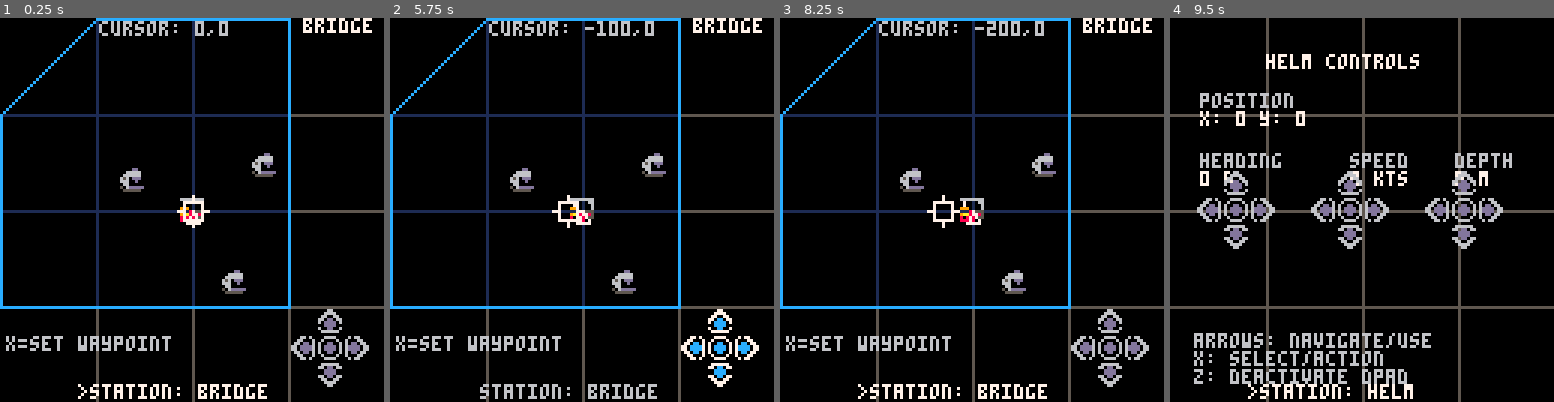
Above: before the commit, frames 1-4 (left to right).
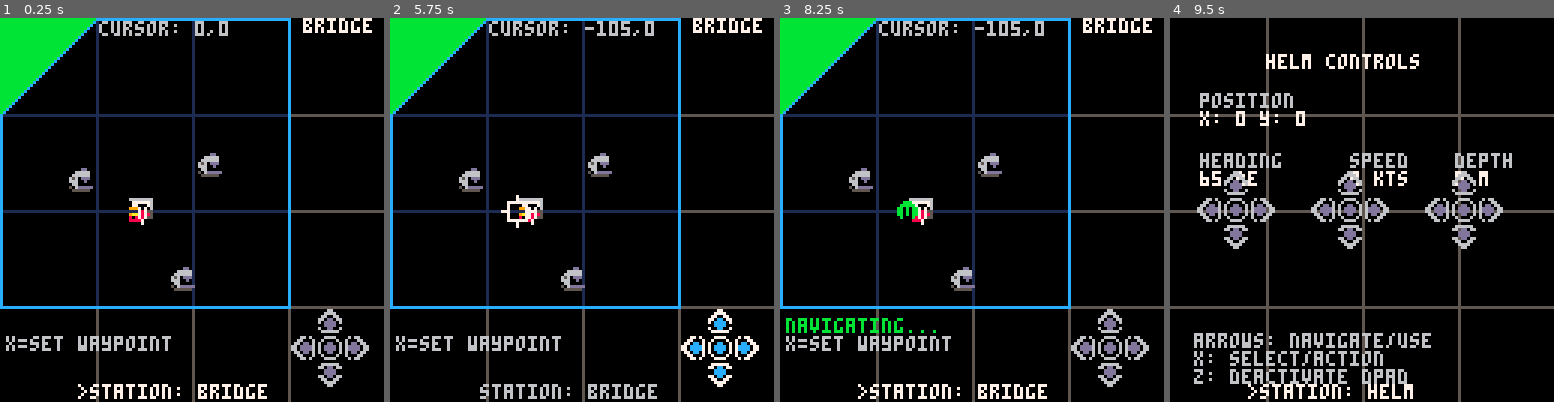
Above: after the commit, the same moments.

Repository: NickWest27/AquaNovaPico
Game: PICO-8 cartridge aquanova.p8
Two runs of this game, one before a commit and one after it. Both use one fixed random seed, a clock stepped at 60 frames per second and the inputs below.
Inputs:
- Up to frame 1 (0.25 s): no input
- Up to frame 2 (5.75 s): tap O (Z key) at 0.33, 0.7, 1.43, 2.22, 3.1, 3.98, 4.87 s; tap X (X key) at 1.07, 2.07, 2.4, 2.73, 3.07, 3.4, 3.73, 4.07, 4.4, 4.73, 5.07, 5.4, 5.73 s; hold Left 1.97-2.37 s; hold Down 2.42-2.82 s; hold Right 2.87-3.53 s; hold Up 3.58-4.08 s; hold Right 4.13-4.53 s; hold Down 4.58-5.08 s; hold Left from 5.13 s (still down)
- Up to frame 3 (8.25 s): tap O (Z key) at 5.75, 6.63, 7.52 s; release Left at 5.8 s; hold Up 5.85-6.18 s; tap X (X key) every 0.33 s from 6.07 to 8.07 s; hold Left 6.23-6.63 s; hold Down 6.68-7.08 s; hold Right 7.13-7.8 s; hold Up from 7.85 s (still down)
- Up to frame 4 (9.5 s): release Up at 8.35 s; hold Right 8.4-8.8 s; tap X (X key) every 0.33 s from 8.4 to 9.4 s; tap O (Z key) at 8.4, 9.28 s; hold Down 8.85-9.35 s; hold Left from 9.4 s (still down)

The runs differ from the first frame. In frame 1, 5.3% of the frame differs, in the area x 0-72%, y 0-72%; in frame 2, 5.5%; in frame 3, 6.2%, in the area x 0-72%, y 0-83%; in frame 4, 0.2%.

Commit message:
Implement centered viewport with fixed submarine and UI improvements
Major Changes:
- Convert tactical map from moving submarine to centered viewport system
  - Submarine now fixed at screen position (47, 64) and rotates to show heading
  - World objects (ports, sample sites, waypoints) scroll around submarine
  - Modified world_to_screen() to calculate positions relative to submarine
  - Added screen_to_world() helper for inverse coordinate transformation

- Refactor cursor system for centered viewport
  - Cursor now uses screen coordinates instead of world coordinates
  - Cursor movement bounded to map area (0-96 pixels)
  - Cursor moves in 5-pixel increments for precise control
  - Waypoint setting converts cursor screen position to world coordinates
  - Cursor resets to submarine position (47, 64) when D-pad activated
  - Cursor only visible when D-pad is active (cleaner UI)

- Add visual improvements
  - Implement sprite-based rotating submarine triangle
  - Add triangular corner mask for decorative screen border
  - Cursor displays world coordinates when active

Technical Notes:
- Movement logic (update_movement) unchanged - submarine continues to move through world space
- Navigation and sample collection systems work unchanged in world coordinates
- Architecture supports future features: zoom, grid lines, real lat/lon coordinates

Diff:
--- a/aquanova.p8
+++ b/aquanova.p8
@@ -76,10 +76,10 @@
   active = false
 }
 
--- cursor for bridge map
+-- cursor for bridge map (screen coordinates)
 cursor = {
-  x = 0,
-  y = 0
+  x = 47,  -- start at submarine position
+  y = 64
 }
 
 -- === initialization ===
@@ -187,6 +187,12 @@
   if btn.type == "dpad" then
     -- activate dpad mode
     input_mode = "dpad_active"
+
+    -- reset cursor to submarine position when activating cursor dpad
+    if btn.label == "cursor" then
+      cursor.x = 47
+      cursor.y = 64
+    end
   elseif btn.type == "station" then
     -- cycle station
     if btn.on_press then btn.on_press() end
@@ -268,24 +274,26 @@
     label = "cursor",
     sprite = 0,
     on_left = function()
-      cursor.x -= 100
-      if cursor.x < -1000 then cursor.x = -1000 end
+      cursor.x -= 5
+      if cursor.x < 0 then cursor.x = 0 end
     end,
     on_right = function()
-      cursor.x += 100
-      if cursor.x > 1000 then cursor.x = 1000 end
+      cursor.x += 5
+      if cursor.x > 96 then cursor.x = 96 end
     end,
     on_up = function()
-      cursor.y += 100
-      if cursor.y > 1000 then cursor.y = 1000 end
+      cursor.y -= 5
+      if cursor.y < 0 then cursor.y = 0 end
     end,
     on_down = function()
-      cursor.y -= 100
-      if cursor.y < -1000 then cursor.y = -1000 end
+      cursor.y += 5
+      if cursor.y > 96 then cursor.y = 96 end
     end,
     on_action = function()
-      waypoint.x = cursor.x
-      waypoint.y = cursor.y
+      -- convert screen cursor to world waypoint
+      local world_x, world_y = screen_to_world(cursor.x, cursor.y)
+      waypoint.x = world_x
+      waypoint.y = world_y
       waypoint.active = true
     end
   })
@@ -499,13 +507,67 @@
 
 -- === helper functions ===
 function world_to_screen(world_x, world_y)
-  -- convert world coordinates to screen coordinates
-  -- map is centered on screen at (16, 16) to (112, 112)
+  -- submarine is fixed at screen position (47, 64)
+  -- world scrolls around submarine
   -- world: x=longitude (+ east, - west), y=latitude (+ north, - south)
-  -- screen: y increases downward, so flip y axis
-  local screen_x = 16 + (world_x / world_size + 0.5) * map_size
-  local screen_y = 16 + (-world_y / world_size + 0.5) * map_size
+  -- screen: y increases downward, so flip y axis for latitude
+
+  -- calculate offset from submarine in world units
+  local dx = world_x - sub.x
+  local dy = world_y - sub.y
+
+  -- convert to screen pixels (scale factor = map_size / world_size)
+  local scale = map_size / world_size
+  local screen_x = 47 + dx * scale
+  local screen_y = 64 - dy * scale  -- negative because screen Y is inverted
+
   return screen_x, screen_y
+end
+
+function screen_to_world(screen_x, screen_y)
+  -- inverse of world_to_screen
+  -- convert screen position to world coordinates
+  local scale = map_size / world_size
+  local world_x = sub.x + (screen_x - 47) / scale
+  local world_y = sub.y - (screen_y - 64) / scale  -- negative for Y inversion
+  return world_x, world_y
+end
+
+function draw_corner_mask()
+  -- fill triangular corner mask
+  -- covers area above diagonal from (0,32) to (32,0)
+  for y=0,31 do
+    line(0, y, 32-y, y, 11)
+  end
+end
+
+function draw_rotated_sub(x, y, heading)
+  -- draw submarine triangle pointing in direction of heading
+  -- heading: 0=north, 90=east, 180=south, 270=west
+  -- convert heading to pico-8 angle (0.0-1.0)
+  local angle = (heading - 90) / 360
+
+  -- define triangle points relative to center
+  -- nose points forward, base is stern
+  local nose_dist = 4
+  local base_dist = 3
+  local base_width = 2
+
+  -- calculate nose point (forward)
+  local nose_x = x + cos(angle) * nose_dist
+  local nose_y = y + sin(angle) * nose_dist
+
+  -- calculate base points (stern, perpendicular to heading)
+  local perp_angle = angle + 0.25  -- perpendicular angle
+  local base1_x = x - cos(angle) * base_dist + cos(perp_angle) * base_width
+  local base1_y = y - sin(angle) * base_dist + sin(perp_angle) * base_width
+  local base2_x = x - cos(angle) * base_dist - cos(perp_angle) * base_width
+  local base2_y = y - sin(angle) * base_dist - sin(perp_angle) * base_width
+
+  -- draw triangle
+  line(nose_x, nose_y, base1_x, base1_y, 7)
+  line(nose_x, nose_y, base2_x, base2_y, 7)
+  line(base1_x, base1_y, base2_x, base2_y, 7)
 end
 
 -- === draw loop (30fps) ===
@@ -572,22 +634,25 @@
     print("w", wx-1, wy-1, 0)
   end
 
-  -- draw cursor
-  local cx, cy = world_to_screen(cursor.x, cursor.y)
-  rect(cx-3, cy-3, cx+3, cy+3, 7)
-  line(cx-5, cy, cx-3, cy, 7) -- left
-  line(cx+3, cy, cx+5, cy, 7) -- right
-  line(cx, cy-5, cx, cy-3, 7) -- up
-  line(cx, cy+3, cx, cy+5, 7) -- down
-
-  -- draw submarine
-  local sub_x, sub_y = world_to_screen(sub.x, sub.y)
-  line(sub_x, sub_y, sub_x+2, sub_y+4, 7) -- right side
-  line(sub_x, sub_y, sub_x-2, sub_y+4, 7) -- left side
-  line(sub_x-2, sub_y+4, sub_x+2, sub_y+4, 7) -- stern
-
-  -- cursor position info
-  print("cursor: " .. cursor.x .. "," .. cursor.y, 33, 1, 6)
+  -- draw cursor (only when cursor dpad is active)
+  if input_mode == "dpad_active" and selected_button == 2 then
+    local cx, cy = cursor.x, cursor.y
+    rect(cx-3, cy-3, cx+3, cy+3, 7)
+    line(cx-5, cy, cx-3, cy, 7) -- left
+    line(cx+3, cy, cx+5, cy, 7) -- right
+    line(cx, cy-5, cx, cy-3, 7) -- up
+    line(cx, cy+3, cx, cy+5, 7) -- down
+  end
+
+  -- draw submarine (fixed at screen position)
+  draw_rotated_sub(47, 64, sub.heading)
+
+  -- cursor position info (show world coordinates)
+  local cursor_world_x, cursor_world_y = screen_to_world(cursor.x, cursor.y)
+  print("cursor: " .. flr(cursor_world_x) .. "," .. flr(cursor_world_y), 33, 1, 6)
+
+  -- draw corner mask
+  draw_corner_mask()
 
   -- draw map border
   line(32, 0, 96, 0, 12) -- top
